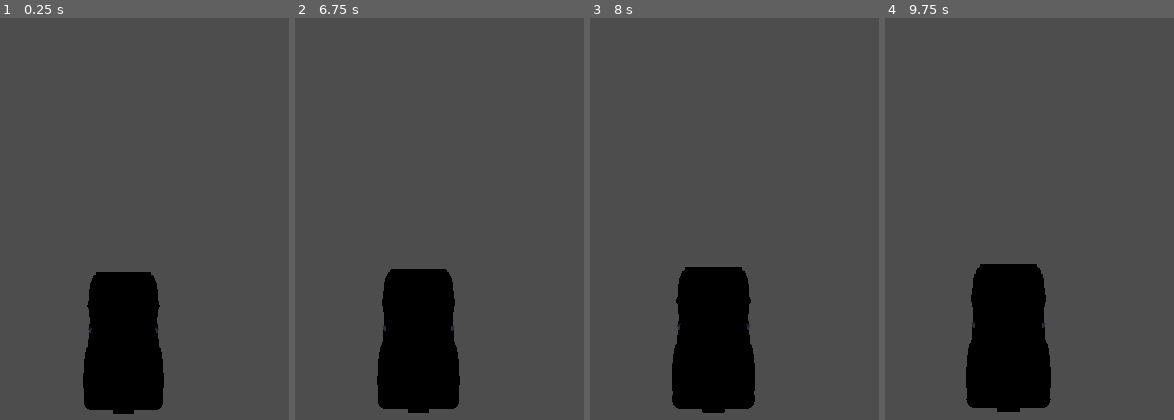
Above: before the commit, frames 1-4 (left to right).
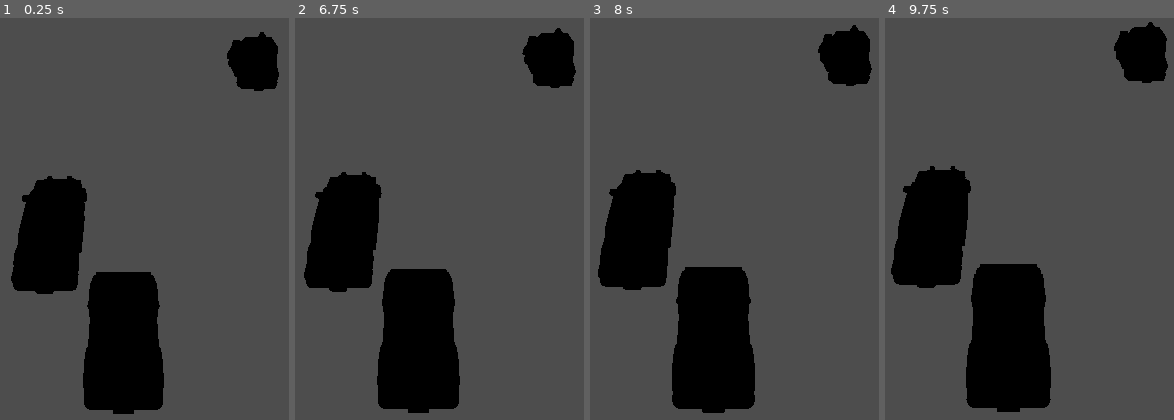
Above: after the commit, the same moments.

Repository: roverem/outrun
Game: Godot game, scene res://game.tscn
Same seed, same stepped clock (60 frames per second), same inputs: the game is played once before the commit and once after it. The engine's default icon, where the game draws it, is replaced by a stand-in: a white triangle on a blue panel in a dark square.
Inputs:
- Up to frame 1 (0.25 s): no input
- Up to frame 2 (6.75 s): tap Enter at 0.5, 2, 3.5 s; tap Space at 1.25, 2.75, 4.25 s
- Up to frame 3 (8 s): no input
- Up to frame 4 (9.75 s): no input

The runs differ from the first frame. In frame 1, 8.1% of the frame differs, in the area x 3-97%, y 3-79%; in frame 2, 8.3%; in frame 3, 8.5%; in frame 4, 8.7%, in the area x 2-98%, y 0-78%.

Commit message:
taxi and police

Diff:
--- a/game.tscn
+++ b/game.tscn
@@ -1,14 +1,18 @@
-[gd_scene load_steps=4 format=3 uid="uid://c3wmweemb4l6i"]
+[gd_scene load_steps=5 format=3 uid="uid://c3wmweemb4l6i"]
 
-[ext_resource type="Texture2D" uid="uid://clriqk7a0nr26" path="res://icon.svg" id="1_80nbo"]
 [ext_resource type="Script" uid="uid://dv2c13kbkanq" path="res://game.gd" id="1_e2o6t"]
 [ext_resource type="PackedScene" uid="uid://usxntfcawidv" path="res://assets/sedan-sports.glb" id="3_feb5d"]
+[ext_resource type="PackedScene" uid="uid://1xpo6txat4l6" path="res://assets/police.glb" id="4_fc0e3"]
+[ext_resource type="PackedScene" uid="uid://34bsutjpak0j" path="res://assets/taxi.glb" id="5_7jktm"]
 
 [node name="Node3D" type="Node3D"]
 script = ExtResource("1_e2o6t")
 
-[node name="Sprite3D" type="Sprite3D" parent="."]
-texture = ExtResource("1_80nbo")
+[node name="police" parent="." instance=ExtResource("4_fc0e3")]
+transform = Transform3D(1, 0, 0, 0, 1, 0, 0, 0, 1, 1.60379, 0, 2.36422)
+
+[node name="taxi" parent="." instance=ExtResource("5_7jktm")]
+transform = Transform3D(1, 0, 0, 0, 1, 0, 0, 0, 1, -4.90765, 0, 10.2651)
 
 [node name="sedan-sports" parent="." instance=ExtResource("3_feb5d")]
 
Binary file added: assets/police.glb
Not shown, added: assets/police.glb.import
Binary file added: assets/taxi.glb
Not shown, added: assets/taxi.glb.import
